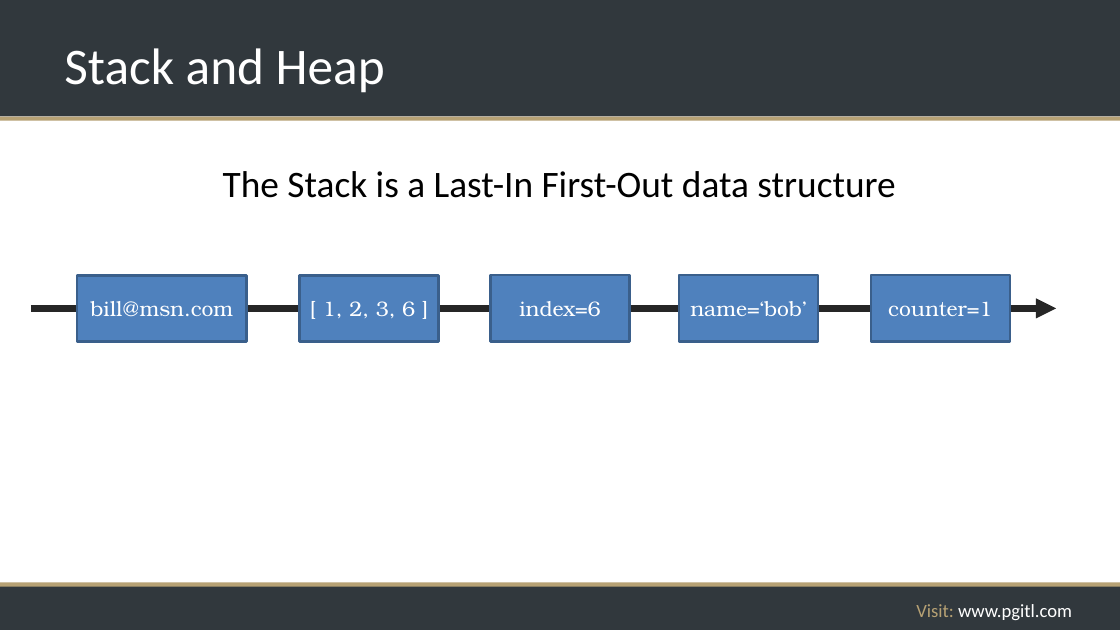
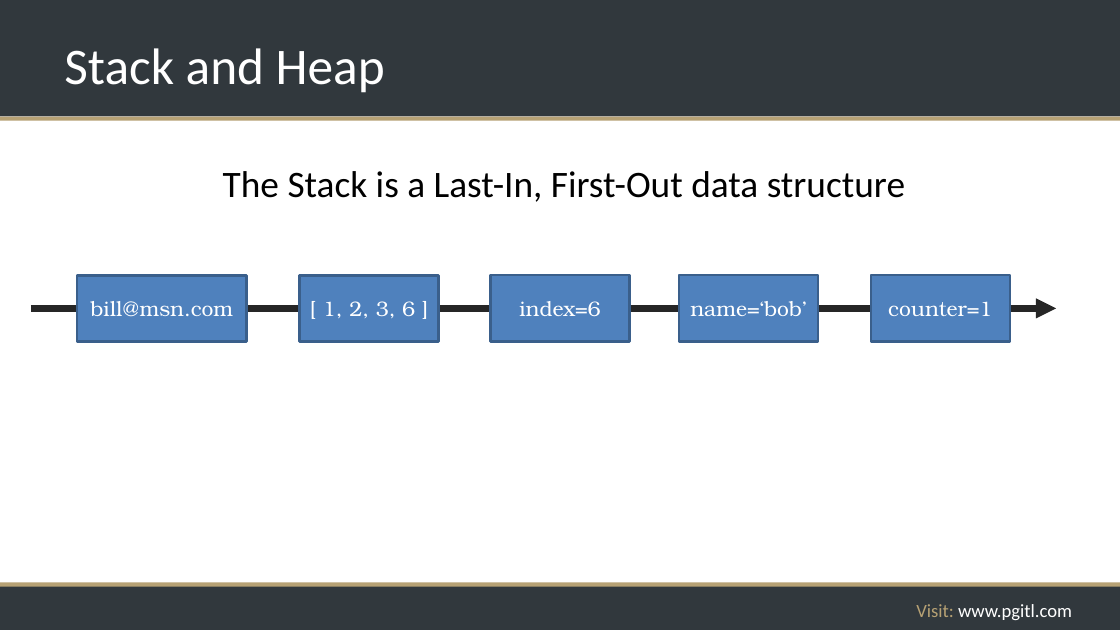
Before and after one commit to rikkouri/project-a, a slide deck: slide 205 of Programming Foundations.pptx. Drawn at 1120x630 pixels with LibreOffice and Linux fonts; fonts in the diff are those of the drawing; background and template pictures are left out. Boxes give left, top, right and bottom in pixels: in the first picture for what was removed or moved away, otherwise in the second. Text is boxed around its words. In the diff, an @@ line names an element or a change of style, - is before the commit and + after.

```diff
--- a/Programming Foundations.pptx
+++ b/Programming Foundations.pptx
@@ text at bbox=[223, 171, 905, 202]: text changed @@
-The Stack is a Last-In First-Out data structure
+The Stack is a Last-In, First-Out data structure
```
